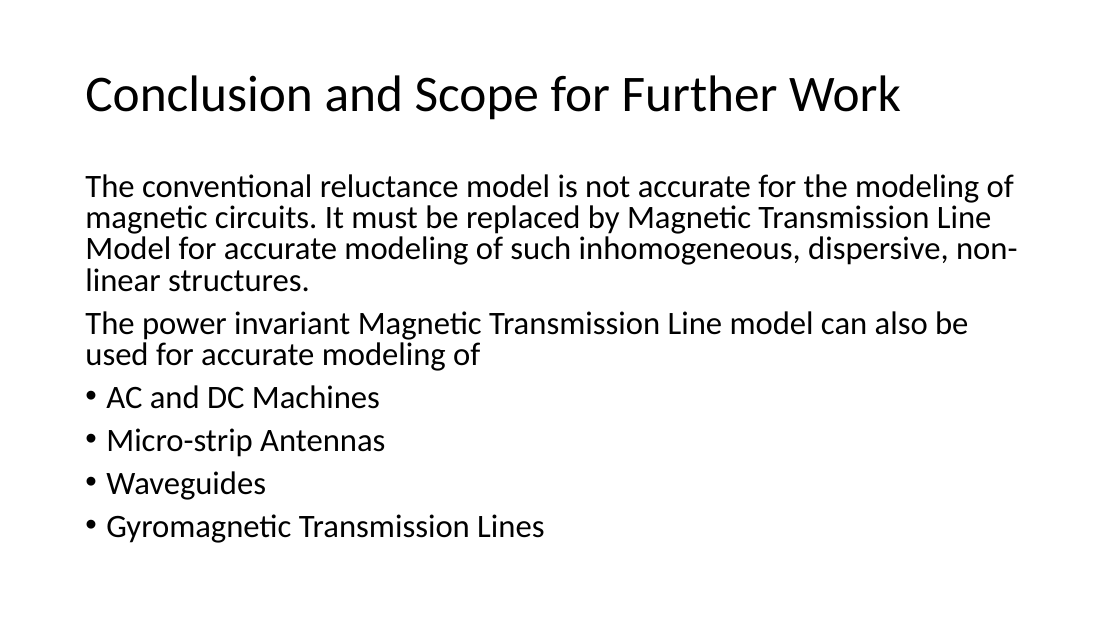
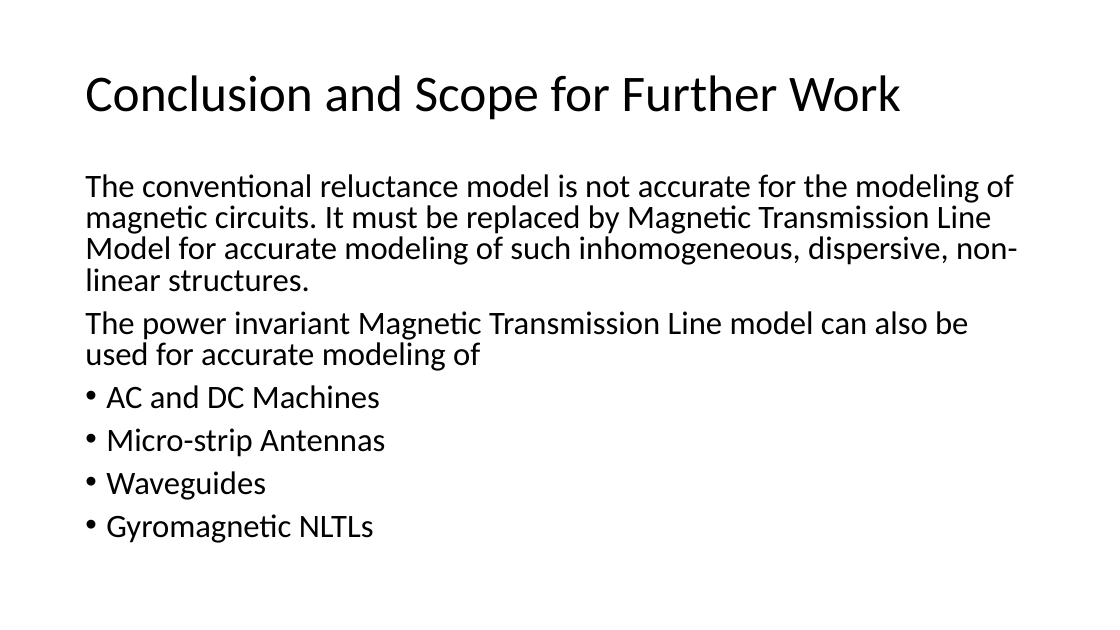
Before and after one commit to MuhammadShamaas1997/Electrical-Engineering, a slide deck: slide 44 of Thesis/Magnetic Transmission Lines/Thesis Proposal.pptx (slide 42 before the commit). Drawn at 1120x630 pixels with LibreOffice and Linux fonts; fonts in the diff are those of the drawing. Boxes give left, top, right and bottom in pixels: in the first picture for what was removed or moved away, otherwise in the second. Text is boxed around its words. In the diff, an @@ line names an element or a change of style, - is before the commit and + after.

```diff
--- a/Thesis/Magnetic Transmission Lines/Thesis Proposal.pptx
+++ b/Thesis/Magnetic Transmission Lines/Thesis Proposal.pptx
@@ text at [106, 514, 374, 543]: text changed @@
-• Gyromagnetic Transmission Lines
+• Gyromagnetic NLTLs
```
Also in this commit, not shown: 21 other slides changed, 4 slides added, 2 slides removed.
